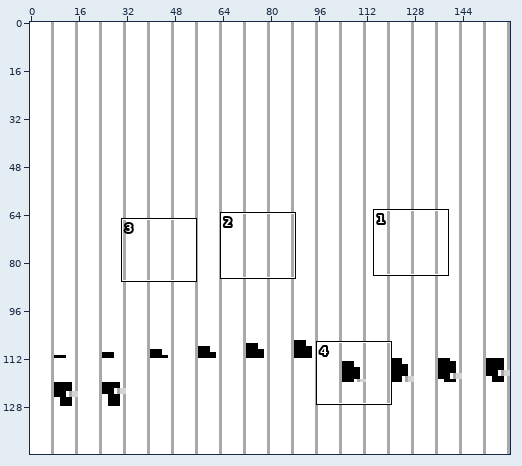
Two versions of one sprite sheet, flappyboy.gb.png. The first picture is a wide view before the edit; the outline marks the close-up.
Close-up. Before the edit:
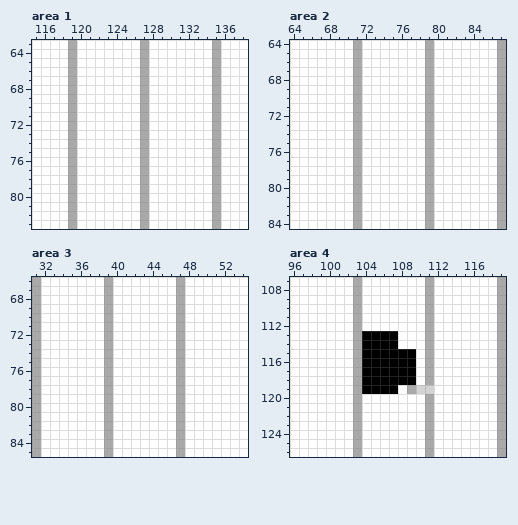
The file is 160x144 pixels. Shown: area 1: x 115..138, y 63..83; area 2: x 64..87, y 64..84; area 3: x 31..54, y 66..85; area 4: x 96..119, y 107..126. The commit also changed other parts of the picture, which this record leaves out.
Now the later version:
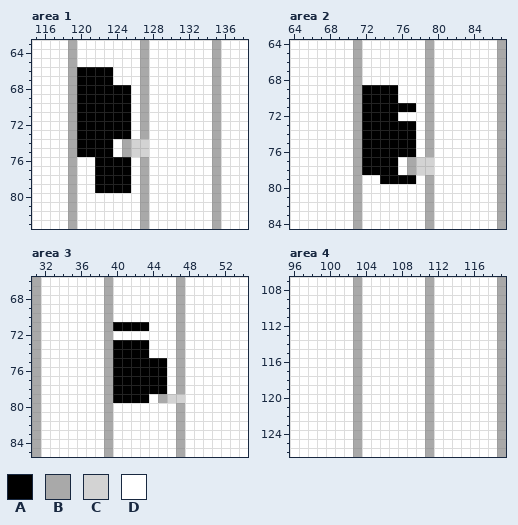
Palette (. is transparent): A #000000  B #a9a9a9  C #d3d3d3  D #ffffff
Change:
--- area 1
@@ x 118..129 @@
 65 DBDDDDDDDBDD
-66 DBDDDDDDDBDD
-67 DBDDDDDDDBDD
-68 DBDDDDDDDBDD
-69 DBDDDDDDDBDD
-70 DBDDDDDDDBDD
-71 DBDDDDDDDBDD
-72 DBDDDDDDDBDD
-73 DBDDDDDDDBDD
-74 DBDDDDDDDBDD
-75 DBDDDDDDDBDD
-76 DBDDDDDDDBDD
-77 DBDDDDDDDBDD
-78 DBDDDDDDDBDD
-79 DBDDDDDDDBDD
+66 DBAAAADDDBDD
+67 DBAAAADDDBDD
+68 DBAAAAAADBDD
+69 DBAAAAAADBDD
+70 DBAAAAAADBDD
+71 DBAAAAAADBDD
+72 DBAAAAAADBDD
+73 DBAAAAAADBDD
+74 DBAAAADBCCDD
+75 DBAAAADBCCDD
+76 DBDDAAAADBDD
+77 DBDDAAAADBDD
+78 DBDDAAAADBDD
+79 DBDDAAAADBDD
 80 DBDDDDDDDBDD
--- area 2
@@ x 70..81 @@
 68 DBDDDDDDDBDD
-69 DBDDDDDDDBDD
-70 DBDDDDDDDBDD
-71 DBDDDDDDDBDD
-72 DBDDDDDDDBDD
-73 DBDDDDDDDBDD
-74 DBDDDDDDDBDD
-75 DBDDDDDDDBDD
-76 DBDDDDDDDBDD
-77 DBDDDDDDDBDD
-78 DBDDDDDDDBDD
-79 DBDDDDDDDBDD
+69 DBAAAADDDBDD
+70 DBAAAADDDBDD
+71 DBAAAAAADBDD
+72 DBAAAADDDBDD
+73 DBAAAAAADBDD
+74 DBAAAAAADBDD
+75 DBAAAAAADBDD
+76 DBAAAAAADBDD
+77 DBAAAADBCCDD
+78 DBAAAADBCCDD
+79 DBDDAAAADBDD
 80 DBDDDDDDDBDD
--- area 3
@@ x 38..49 @@
 70 DBDDDDDDDBDD
-71 DBDDDDDDDBDD
+71 DBAAAADDDBDD
 72 DBDDDDDDDBDD
-73 DBDDDDDDDBDD
-74 DBDDDDDDDBDD
-75 DBDDDDDDDBDD
-76 DBDDDDDDDBDD
-77 DBDDDDDDDBDD
-78 DBDDDDDDDBDD
-79 DBDDDDDDDBDD
+73 DBAAAADDDBDD
+74 DBAAAADDDBDD
+75 DBAAAAAADBDD
+76 DBAAAAAADBDD
+77 DBAAAAAADBDD
+78 DBAAAAAADBDD
+79 DBAAAADBCCDD
 80 DBDDDDDDDBDD
--- area 4
@@ x 102..113 @@
 112 DBDDDDDDDBDD
-113 DBAAAADDDBDD
-114 DBAAAADDDBDD
-115 DBAAAAAADBDD
-116 DBAAAAAADBDD
-117 DBAAAAAADBDD
-118 DBAAAAAADBDD
-119 DBAAAADBCCDD
+113 DBDDDDDDDBDD
+114 DBDDDDDDDBDD
+115 DBDDDDDDDBDD
+116 DBDDDDDDDBDD
+117 DBDDDDDDDBDD
+118 DBDDDDDDDBDD
+119 DBDDDDDDDBDD
 120 DBDDDDDDDBDD
Where, in picture pixels (left, top, right, bottom), the same in both close-ups:
changed: (77, 67, 149, 193)
changed: (362, 85, 434, 184)
changed: (113, 322, 185, 403)
changed: (362, 331, 434, 394)
